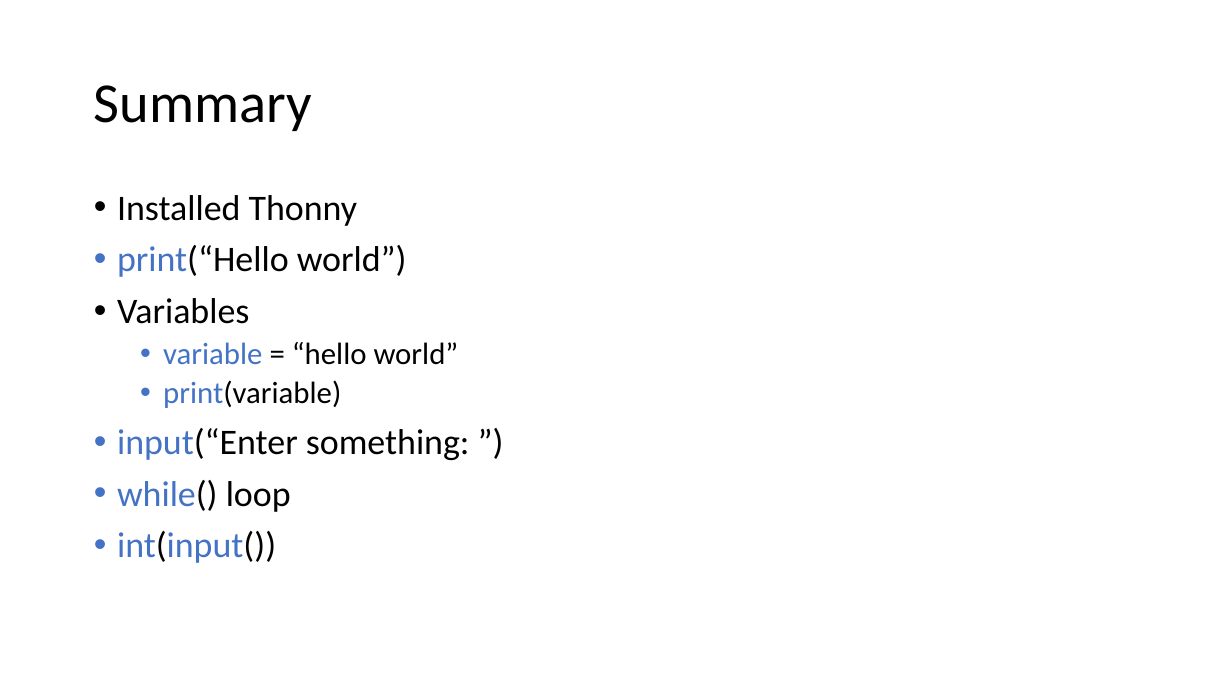
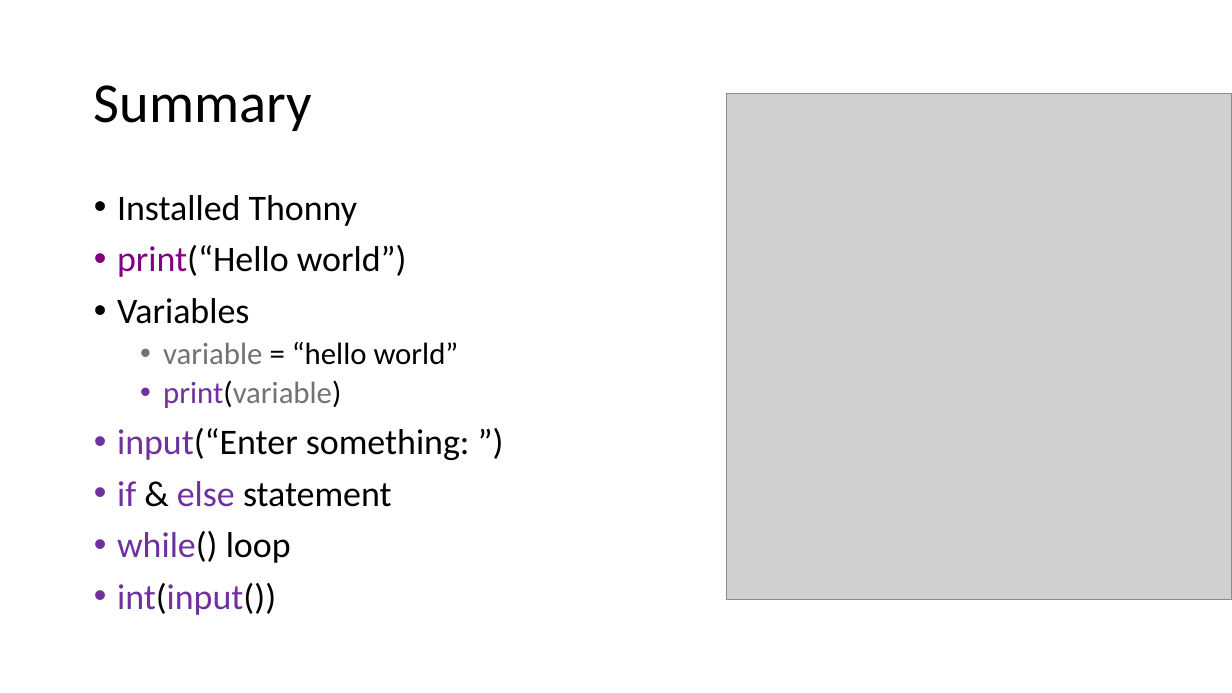
Before and after one commit to JoZonneveld/TCR-python-lessons, a slide deck: slide 24 of Lessons/Lesson 1/Introduction to Python.pptx. Drawn at 1232x693 pixels with LibreOffice and Linux fonts; fonts in the diff are those of the drawing; grey boxes stand for pictures. Boxes give left, top, right and bottom in pixels: in the first picture for what was removed or moved away, otherwise in the second. Text is boxed around its words. In the diff, an @@ line names an element or a change of style, - is before the commit and + after.

```diff
--- a/Lessons/Lesson 1/Introduction to Python.pptx
+++ b/Lessons/Lesson 1/Introduction to Python.pptx
@@ picture added at box(726, 93, 1232, 599) @@
@@ text at box(117, 245, 470, 615): text colour #4472C4 to #800080 in "print(“Hello"; text colour #4472C4 to #767171 in "variable"; text colour #4472C4 to #7030A0 in "print(variable)", "input(“Enter", "while()", "int(input())"; text colour #000000 to #767171 in "print(variable)" @@
@@ text at box(117, 481, 392, 507): paragraph added @@
+• if & else statement
```
Also in this commit, not shown: 1 other slide changed, 1 other file.
